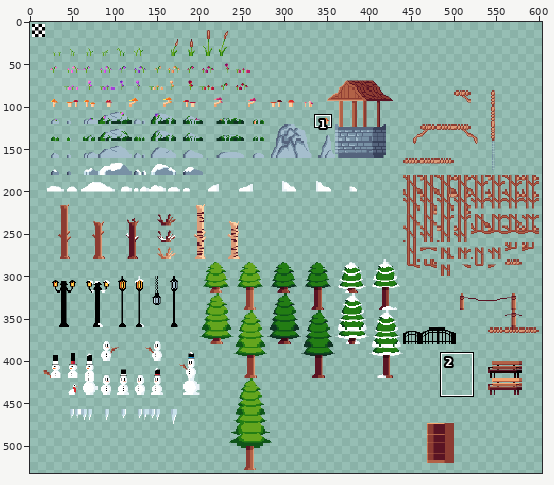
Sprite sheet: Goose with a Scarf/tilesets/tlsDeco16/output_tileset.png. Above, an overview of the earlier version with the close-up marked.
Close-up. Before the edit:
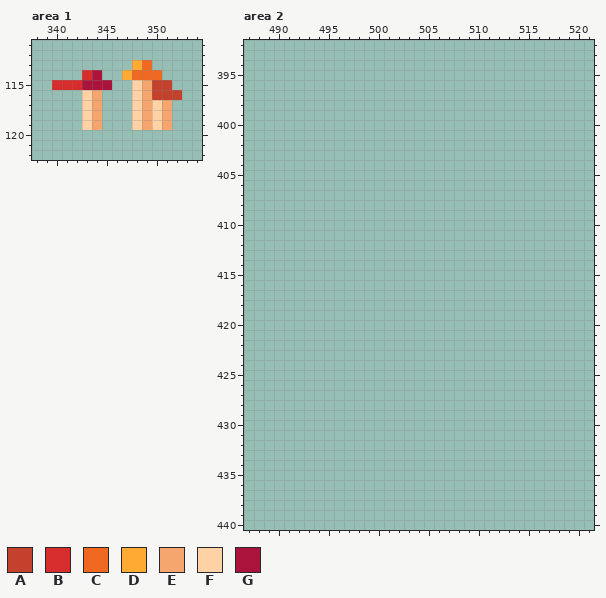
The file is 620x620 pixels. Shown: area 1: x 338..354, y 111..122; area 2: x 487..521, y 392..440. The wide view leaves out empty margins. The commit also changed other parts of the picture, which this record leaves out.
Palette (. is transparent): A #c3412d  B #d72d2d  C #f06923  D #ffaa32  E #f5a56e  F #ffd2a5  G #aa143c
Pixels before, area 1, first column x 340:
113 ........DC...
114 ...BG..DCCC..
115 BBBGGG..FEAA.
116 ...FE...FEAAA
117 ...FE...FEFE.
118 ...FE...FEFE.
119 ...FE...FEFE.
After:
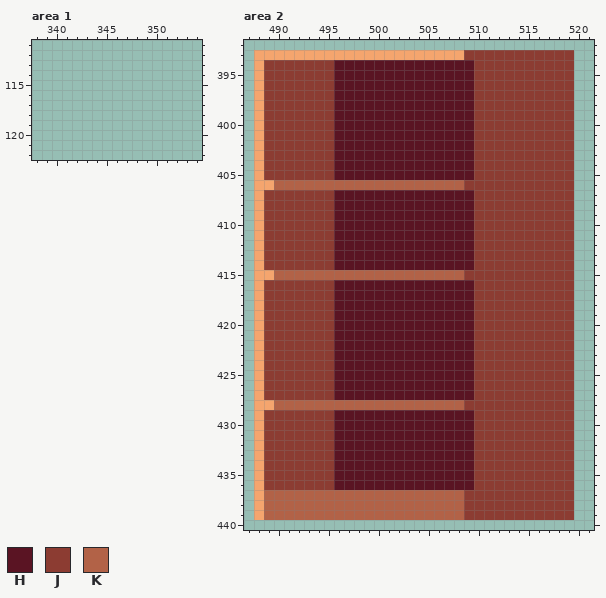
Colours new in this view: H #5a1423  J #8c3c32  K #b26247
The exact change:
Area 1:
Colour A is gone in row 115 at x 350 to 351; in row 116 at x 350 to 352.
Colour B is gone in row 114 at x 343; in row 115 at x 340 to 342.
Colour C is gone in row 113 at x 349; in row 114 at x 348 to 350.
Colour D is gone in row 113 at x 348; in row 114 at x 347.
Colour E is gone in row 115 at x 349; in row 116 at x 344 and 349; in rows 117 to 119 at x 344, 349 and 351.
Colour F is gone in row 115 at x 348; in row 116 at x 343 and 348; in rows 117 to 119 at x 343, 348 and 350.
Colour G is gone in row 114 at x 344; in row 115 at x 343 to 345.
Area 2:
The author put colour E in row 393 at x 488 to 508; in rows 394 to 405 at x 488; in row 406 at x 488 to 489; in rows 407 to 414 at x 488; in row 415 at x 488 to 489; in rows 416 to 427 at x 488.
The author put colour E in row 428 at x 488 to 489; in rows 429 to 439 at x 488.
The author put colour H in rows 394 to 405 at x 496 to 509; in rows 407 to 414 at x 496 to 509; in rows 416 to 427 at x 496 to 509; in rows 429 to 436 at x 496 to 509.
The author put colour J in row 393 at x 509 to 519; in rows 394 to 405 at x 489 to 495 and 510 to 519; in row 406 at x 509 to 519; in rows 407 to 414 at x 489 to 495 and 510 to 519; in row 415 at x 509 to 519; in rows 416 to 427 at x 489 to 495 and 510 to 519.
The author put colour J in row 428 at x 509 to 519; in rows 429 to 436 at x 489 to 495 and 510 to 519; in rows 437 to 439 at x 509 to 519.
The author put colour K in row 406 at x 490 to 508; in row 415 at x 490 to 508; in row 428 at x 490 to 508; in rows 437 to 439 at x 489 to 508.
Boxes around the changes in both close-ups, in picture pixels (x1, y1, x2, y2):
erased: (52, 60, 182, 130)
added: (254, 50, 574, 520)
